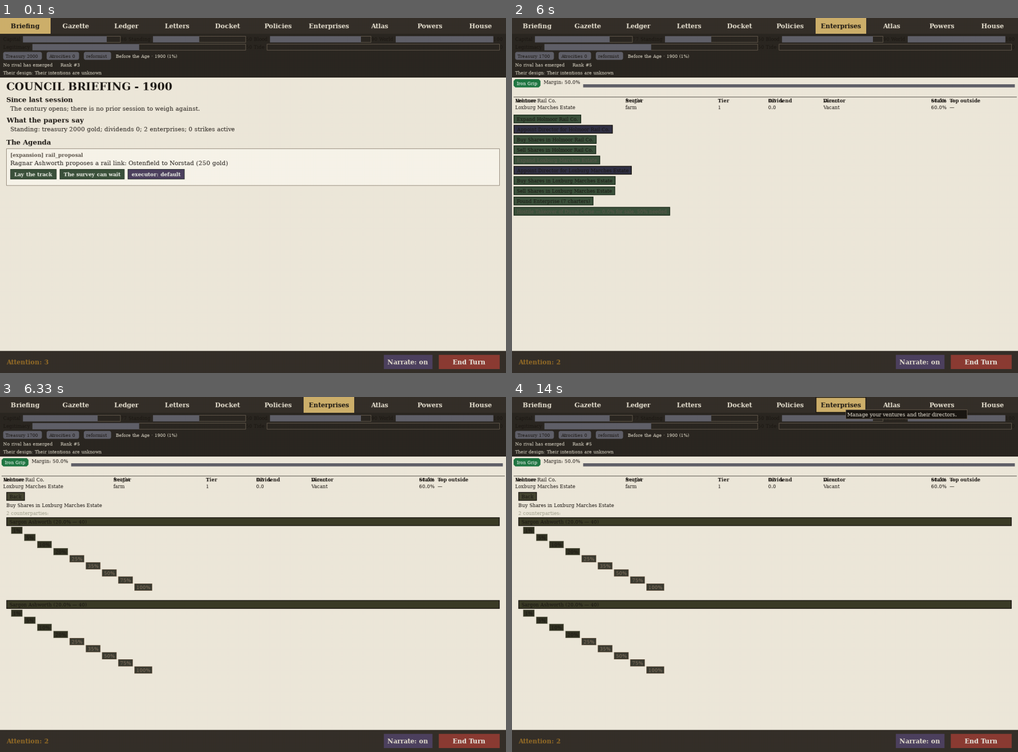
Above: before the commit, frames 1-4 (two rows, left to right).
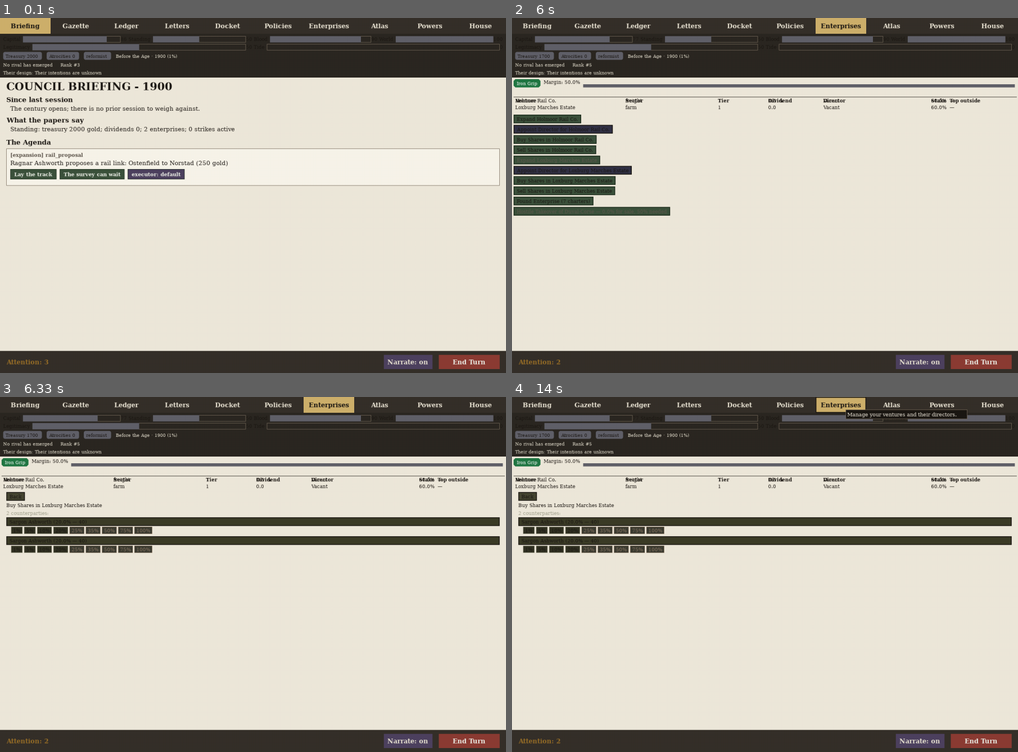
Above: after the commit, the same moments.

Repository: civersen222/Guilded-Age
Game: pygame game, started from gilded/__main__.py
Two runs of this game, one before a commit and one after it. Both use one fixed random seed, a clock stepped at 60 frames per second and the inputs below.
Inputs (mouse positions are in pixels of both pictures, inside the frame that each line leads up to):
- Up to frame 1 (0.1 s): no input
- Up to frame 2 (6 s): click "Enterprises" at 0.38 s; click (577, 160) at 0.72 s; click (785, 238) at 1.05 s; click "Enterprises" at 1.38 s; click (896, 64) at 1.72 s; click "Enterprises" at 2.62 s; click (724, 174) at 2.95 s
- Up to frame 3 (6.33 s): click (80, 563) at 6.12 s
- Up to frame 4 (14 s): click "Enterprises" at 13.82 s

Frames 1-2 are identical in both runs. In frame 3, 6.8% of the frame differs, in the area x 1-99%, y 36-79%; in frame 4, 6.8%.

Commit message:
Fix share picker rows drawn on top of each other (I4d2b3f)
Remove rung_y increment that stacked ladder buttons vertically, causing
all counterparty rows to collapse onto the same Y coordinate.  Rung
buttons now lay out horizontally; y-advancement between counterparties
was already correct.

Diff:
--- a/gilded/ui/broadsheet.py
+++ b/gilded/ui/broadsheet.py
@@ -2156,7 +2156,6 @@
                     reason = rung.get("reason", "Not available")
                     self.regions.add(Region(rect=btn_rect, action=None, state=RegionState.DISABLED, reason=reason, hint=reason, group="picker"))
 
-                rung_y += btn_h
                 lx += btn_w + 4
             # Advance y below the ladder buttons
             btn_h = body.get_height() + 4
